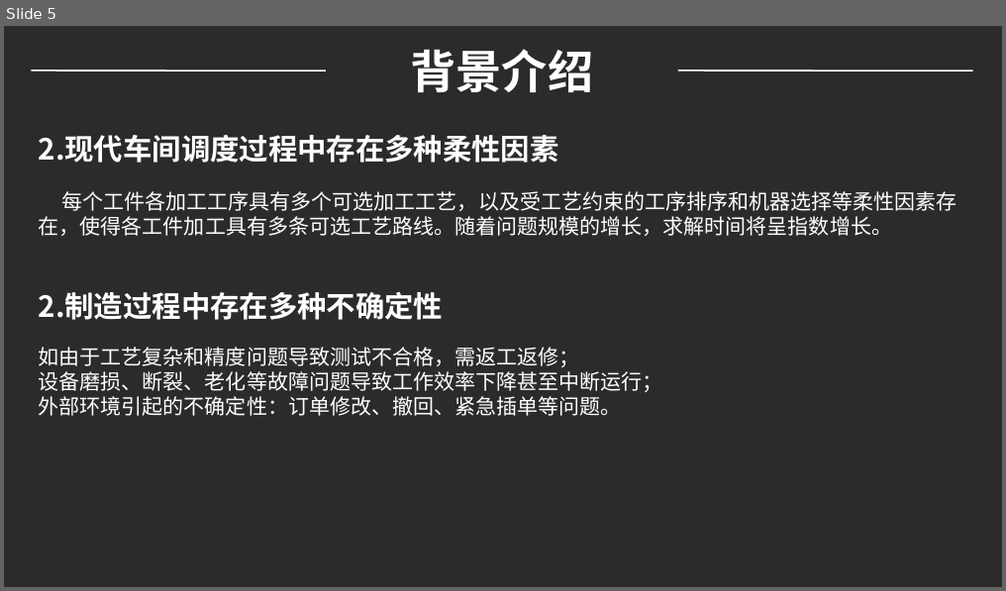
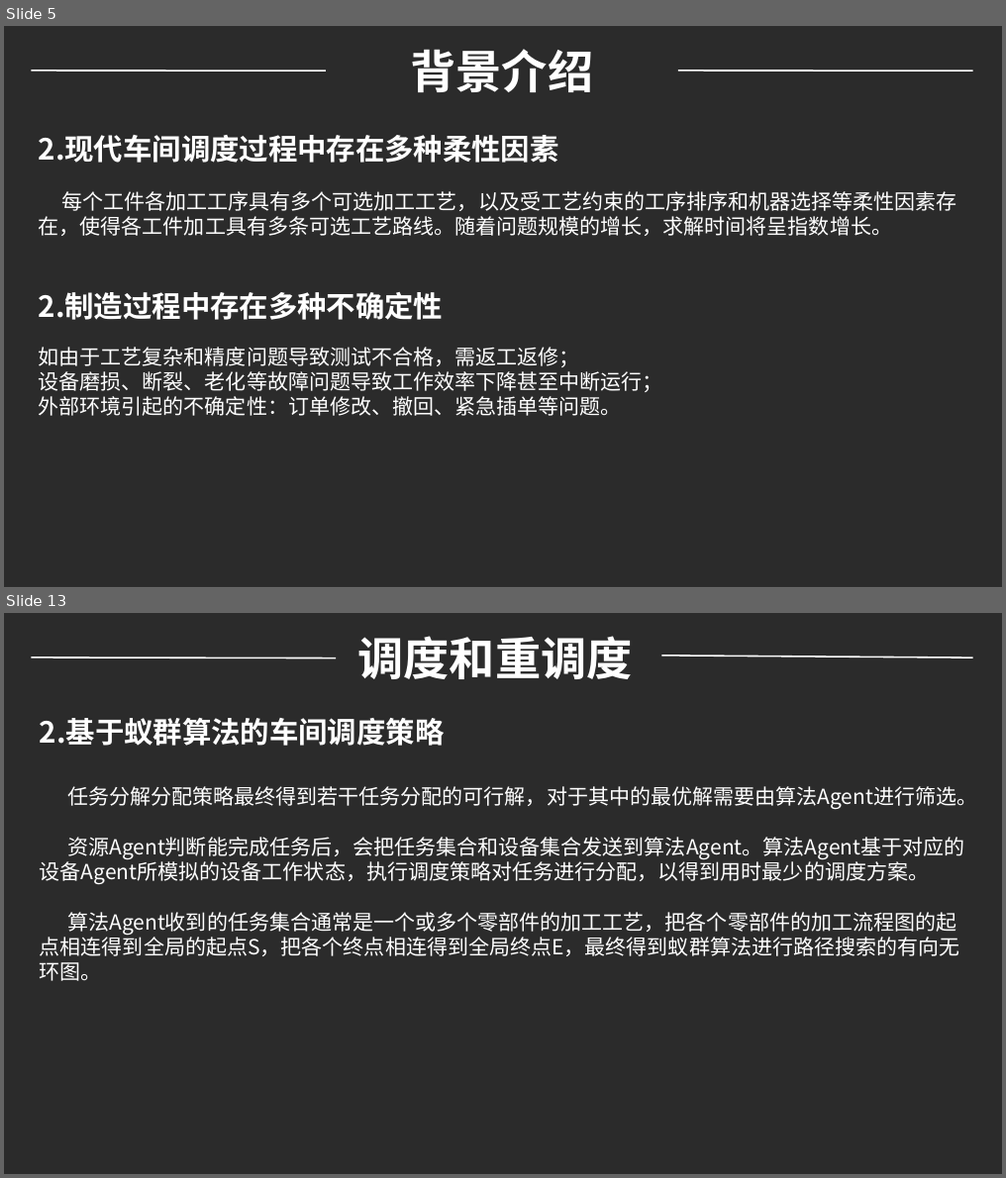
Before and after one commit to WeileLiang/Graduate, a slide deck: PPT/基于多Agent的动态调度系统1.pptx. Shown one above the other, each under a label of ours: slide 5 before the commit, slides 5 and 13 after it; the slides between them are not shown. The pictures are 1006x591 and 1006x1178 pixels, drawn with LibreOffice and Linux fonts; fonts in the diff are those of the drawing; background and template pictures are left out; a plain dark background stands for a picture behind light text. Boxes give left, top, right and bottom in pixels: in the first picture for what was removed or moved away, otherwise in the second. Text is boxed around its words. In the diff, an @@ line names an element or a change of style, - is before the commit and + after.

```diff
--- a/PPT/基于多Agent的动态调度系统1.pptx
+++ b/PPT/基于多Agent的动态调度系统1.pptx
@@ slide 13 added at (x1=4, y1=613, x2=1002, y2=1174), background picture (left out) @@
@@ text added at (x1=357, y1=636, x2=632, y2=679), 44 pt, text #FFFFFF, bold @@
+调度和重调度
@@ line added from (336, 658) to (31, 658), #FEFEFE 1.5 pt @@
@@ line added from (973, 658) to (662, 656), #FEFEFE 1.5 pt @@
@@ text added at (x1=40, y1=718, x2=977, y2=981), 20 pt, text #FFFFFF @@
+2.基于蚁群算法的车间调度策略
+任务分解分配策略最终得到若干任务分配的可行解，对于其中的最优解需要由算法Agent进行筛选。
+资源Agent判断能完成任务后，会把任务集合和设备集合发送到算法Agent。算法Agent基于对应的设备Agent所模拟的设备工作状态，执行调度策略对任务进行分配，以得到用时最少的调度方案。
+算法Agent收到的任务集合通常是一个或多个零部件的加工工艺，把各个零部件的加工流程图的起点相连得到全局的起点S，把各个终点相连得到全局终点E，最终得到蚁群算法进行路径搜索的有向无环图。
```
Also in this commit, not shown: 4 slides changed, 12 other slides added, 39 slides removed, 6 other files.
